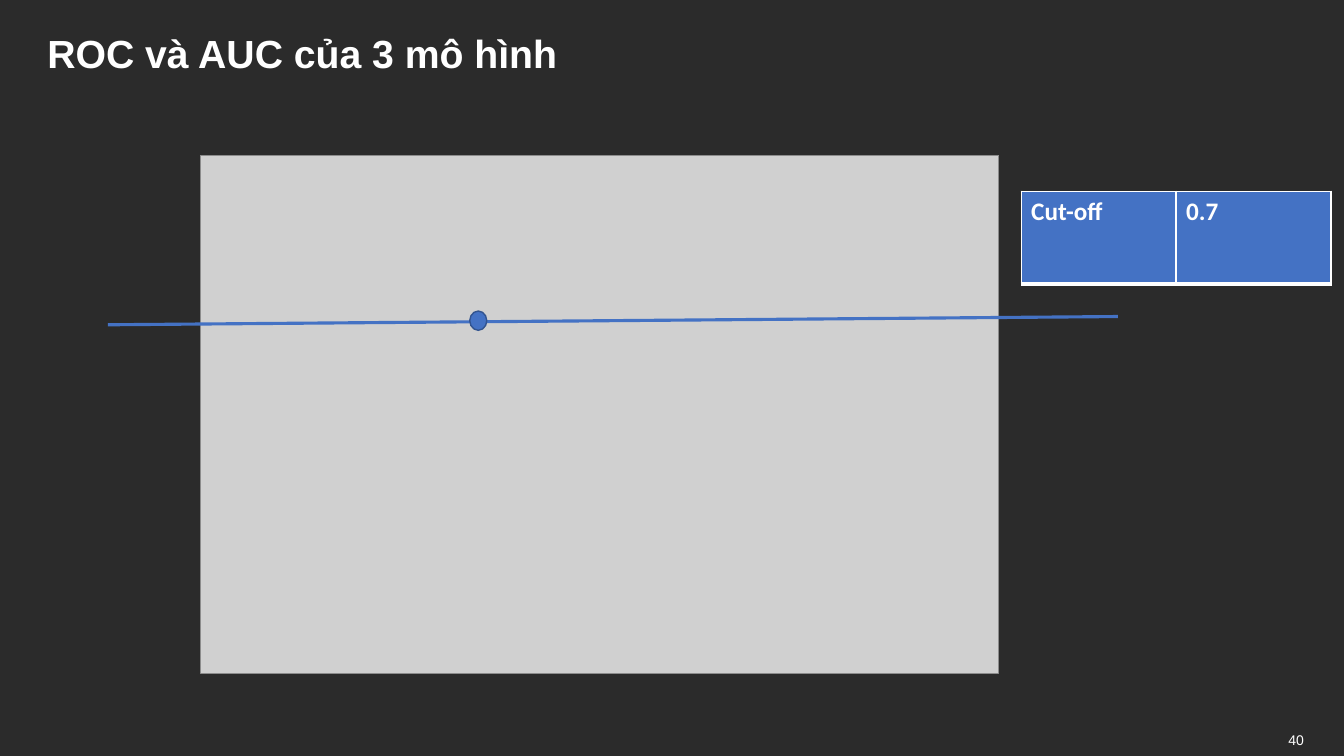
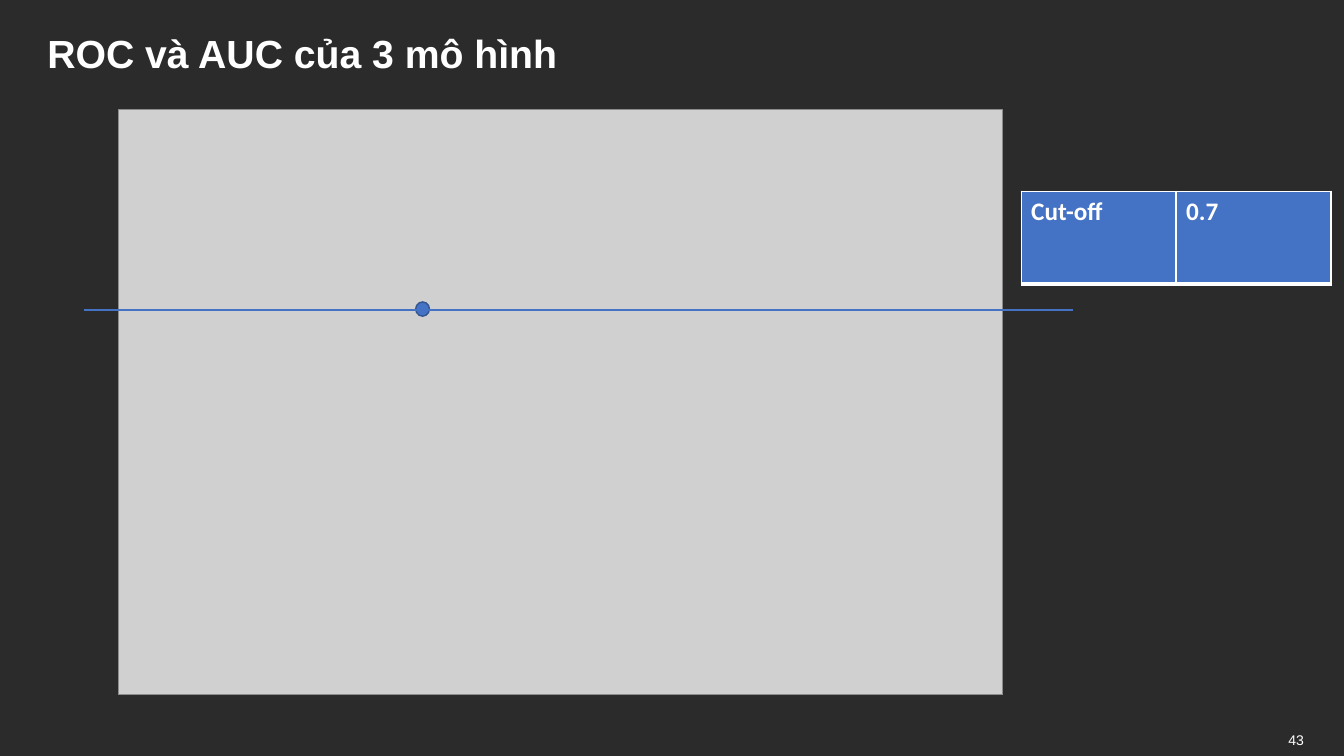
Before and after one commit to outlook1227/Data-Mining---Group-4---64CS3, a slide deck: slide 43 of Assignment/Breast Cancer/KHAI_PHA_DU_LIEU.pptx (slide 40 before the commit). Drawn at 1344x756 pixels with LibreOffice and Linux fonts; fonts in the diff are those of the drawing; grey boxes stand for pictures; background and template pictures are left out; a plain dark background stands for a picture behind light text. Boxes give left, top, right and bottom in pixels: in the first picture for what was removed or moved away, otherwise in the second. Text is boxed around its words. In the diff, an @@ line names an element or a change of style, - is before the commit and + after.

```diff
--- a/Assignment/Breast Cancer/KHAI_PHA_DU_LIEU.pptx
+++ b/Assignment/Breast Cancer/KHAI_PHA_DU_LIEU.pptx
@@ picture: place and size @@
-picture at [201,155,999,674]
+picture at [118,110,1003,695]
@@ line moved from (108, 325) - (1118, 317) to (85, 311) - (1073, 311) @@
@@ line (85, 311) - (1073, 311): stroke #4472C4 2.25 pt to #4472C4 1.5 pt @@
@@ ellipse: place and size @@
-ellipse at [470,312,487,331]
+ellipse at [415,302,430,317]
@@ page number at [1288,735,1304,745]: text changed @@
-40
+43
```
Also in this commit, not shown: 2 other slides changed, 3 slides added.
